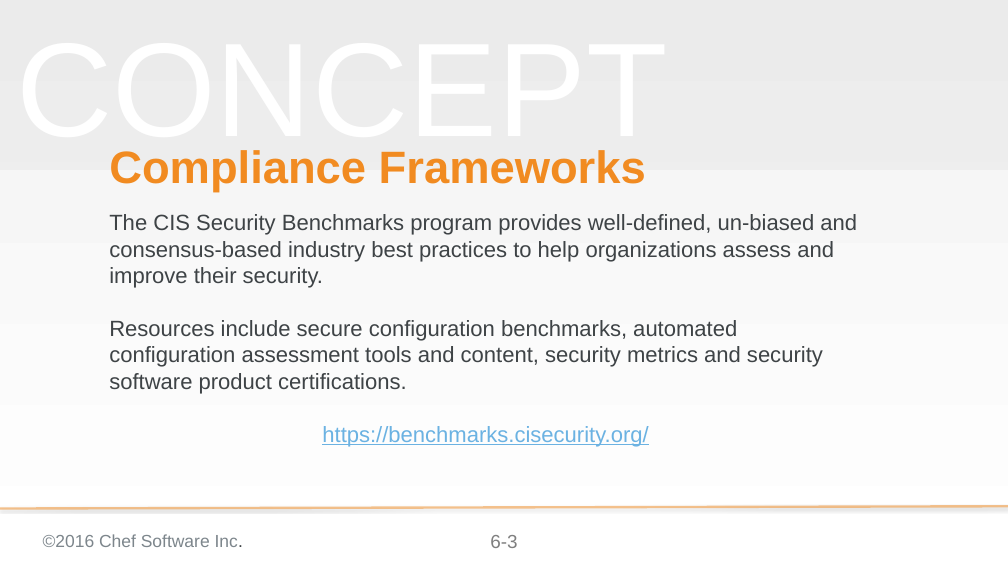
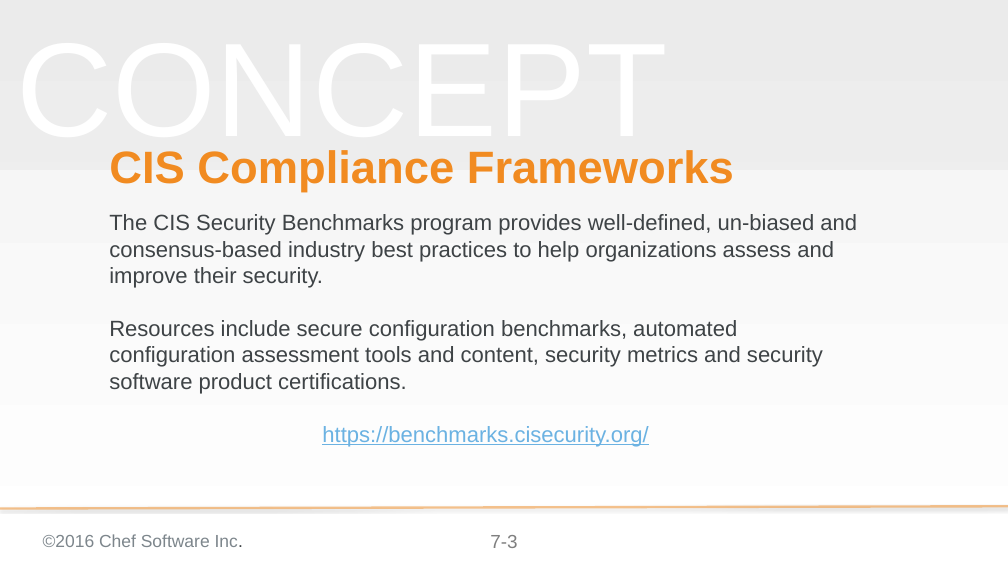
Before and after one commit to bchamby/chef-compliance-installation-configuration-operation, a slide deck: slide 3 of 07-compliance-frameworks-inspec.pptx. Drawn at 1008x567 pixels with LibreOffice and Linux fonts; fonts in the diff are those of the drawing; background and template pictures are left out. Boxes give left, top, right and bottom in pixels: in the first picture for what was removed or moved away, otherwise in the second. Text is boxed around its words. In the diff, an @@ line names an element or a change of style, - is before the commit and + after.

```diff
--- a/07-compliance-frameworks-inspec.pptx
+++ b/07-compliance-frameworks-inspec.pptx
@@ title at (x1=109, y1=150, x2=734, y2=192): text changed @@
-Compliance Frameworks
+CIS Compliance Frameworks
@@ page number at (x1=490, y1=535, x2=517, y2=548): text changed @@
-6-3
+7-3
```
Also in this commit, not shown: 7 other slides changed, 13 slides added, 2 slides removed.
